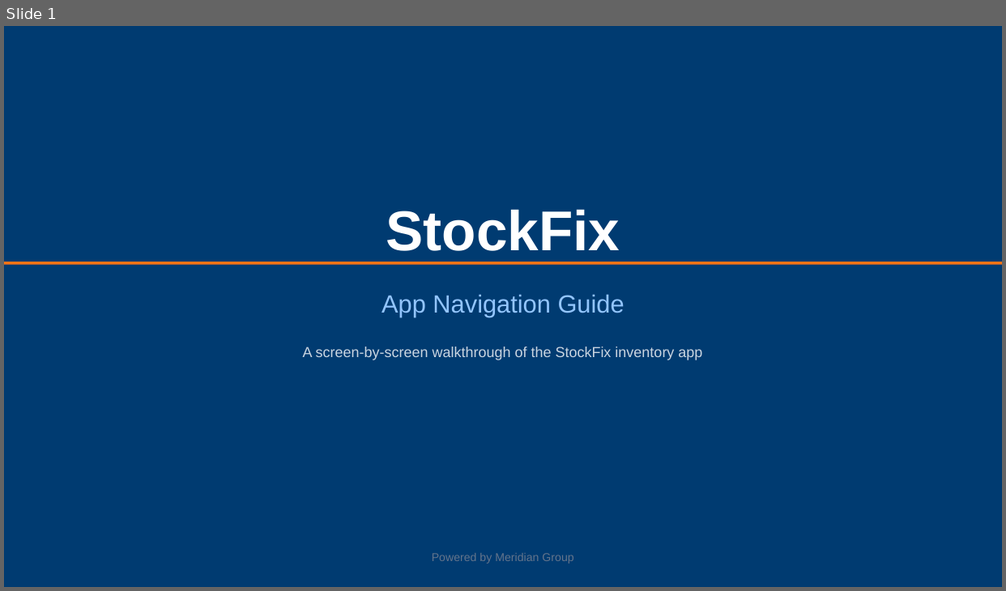
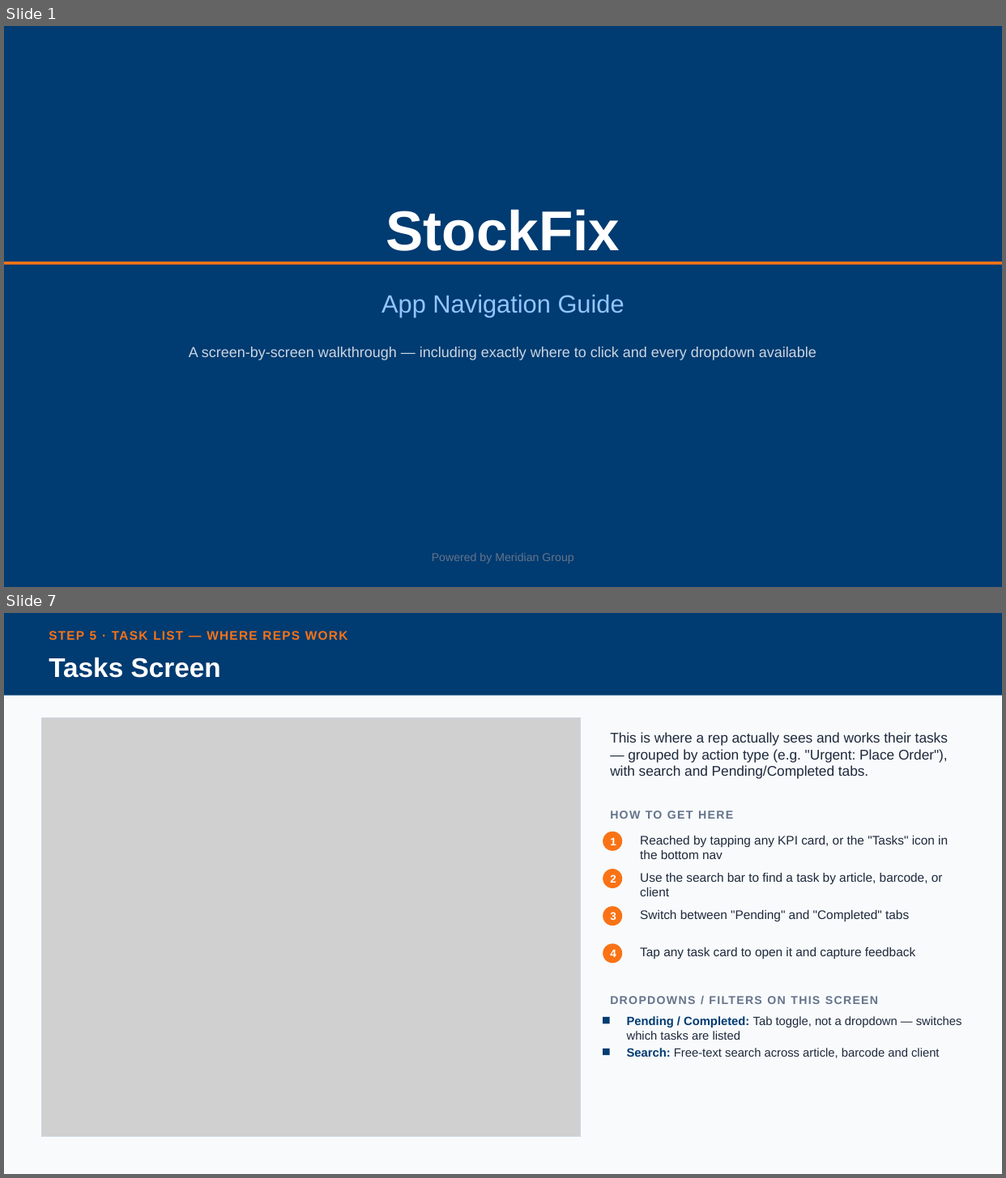
Before and after one commit to cpillay2404/Stockfix, a slide deck: screenshots/StockFix_Navigation_Guide.pptx. Shown one above the other, each under a label of ours: slide 1 before the commit, slides 1 and 7 after it; the slides between them are not shown. The pictures are 1006x591 and 1006x1178 pixels, drawn with LibreOffice and Linux fonts; fonts in the diff are those of the drawing; grey boxes stand for pictures. Boxes give left, top, right and bottom in pixels: in the first picture for what was removed or moved away, otherwise in the second. Text is boxed around its words. In the diff, an @@ line names an element or a change of style, - is before the commit and + after.

```diff
--- a/screenshots/StockFix_Navigation_Guide.pptx
+++ b/screenshots/StockFix_Navigation_Guide.pptx
@@ slide 7 added at bbox=[4, 613, 1002, 1174], background #F8FAFC @@
@@ rectangle added at bbox=[4, 613, 1002, 696], fill #003B71 @@
@@ text added at bbox=[49, 631, 347, 640], 12 pt, text #F97316, bold @@
+STEP 5 · TASK LIST — WHERE REPS WORK
@@ text added at bbox=[49, 657, 221, 678], 26 pt, text #FFFFFF, bold @@
+Tasks Screen
@@ picture added at bbox=[41, 717, 581, 1137] @@
@@ rectangle added at bbox=[41, 717, 581, 1137], outline #CBD5E1 1 pt @@
@@ text added at bbox=[610, 732, 948, 779], 13.5 pt, text #1E293B @@
+This is where a rep actually sees and works their tasks — grouped by action type (e.g. "Urgent: Place Order"), with search and Pending/Completed tabs.
@@ text added at bbox=[610, 811, 733, 819], 11 pt, text #64748B, bold @@
+HOW TO GET HERE
@@ ellipse added at bbox=[603, 832, 622, 851], fill #F97316 @@
@@ text added at bbox=[610, 837, 616, 845], 10.5 pt, text #FFFFFF, bold @@
+1
@@ text added at bbox=[640, 836, 948, 859], 12 pt, text #1E293B @@
+Reached by tapping any KPI card, or the "Tasks" icon in the bottom nav
@@ ellipse added at bbox=[603, 869, 622, 888], fill #F97316 @@
@@ text added at bbox=[610, 875, 616, 883], 10.5 pt, text #FFFFFF, bold @@
+2
@@ text added at bbox=[640, 873, 943, 897], 12 pt, text #1E293B @@
+Use the search bar to find a task by article, barcode, or client
@@ ellipse added at bbox=[603, 906, 622, 926], fill #F97316 @@
@@ text added at bbox=[610, 912, 616, 920], 10.5 pt, text #FFFFFF, bold @@
+3
@@ text added at bbox=[640, 910, 909, 922], 12 pt, text #1E293B @@
+Switch between "Pending" and "Completed" tabs
@@ ellipse added at bbox=[603, 944, 622, 964], fill #F97316 @@
@@ text added at bbox=[610, 950, 616, 957], 10.5 pt, text #FFFFFF, bold @@
+4
@@ text added at bbox=[640, 948, 915, 959], 12 pt, text #1E293B @@
+Tap any task card to open it and capture feedback
@@ text added at bbox=[610, 996, 878, 1004], 11 pt, text #64748B, bold @@
+DROPDOWNS / FILTERS ON THIS SCREEN
@@ rectangle added at bbox=[603, 1017, 610, 1024], fill #003B71 @@
@@ text added at bbox=[627, 1016, 962, 1040], 11.5 pt, text #1E293B @@
+Pending / Completed: Tab toggle, not a dropdown — switches which tasks are listed
@@ rectangle added at bbox=[603, 1049, 610, 1055], fill #003B71 @@
@@ text added at bbox=[627, 1048, 939, 1059], 11.5 pt, text #1E293B @@
+Search: Free-text search across article, barcode and client
@@ slide 1 changed as well @@
@@ text at bbox=[189, 347, 816, 361]: text changed @@
-A screen-by-screen walkthrough of the StockFix inventory app
+A screen-by-screen walkthrough — including exactly where to click and every dropdown available
```
Also in this commit, not shown: 8 other slides changed, 6 other slides added, 2 slides removed, 8 other files.
